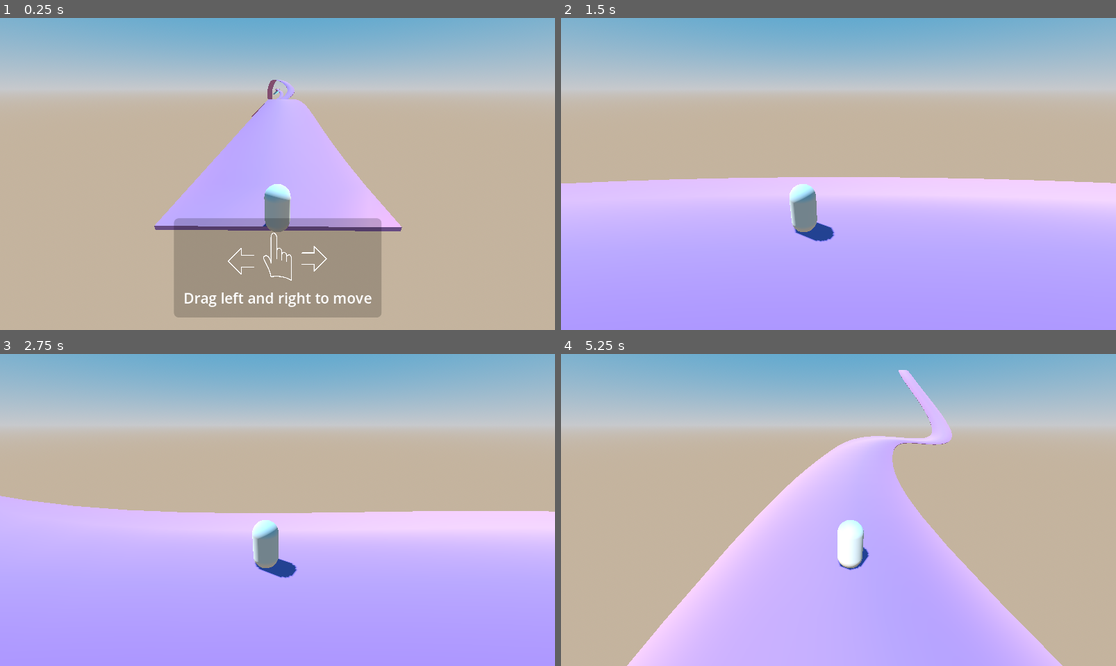
Above: before the commit, frames 1-4 (two rows, left to right).
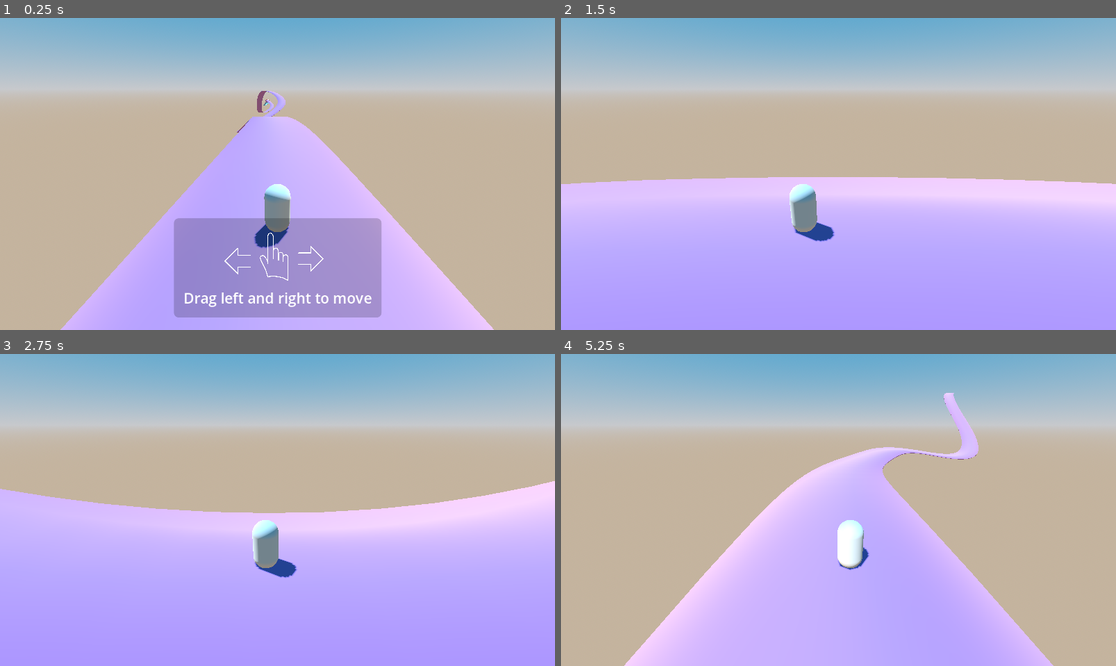
Above: after the commit, the same moments.

Repository: ludovancy/endless-roller
Game: Godot game, scene res://world.tscn
Same seed, same stepped clock (60 frames per second), same inputs: the game is played once before the commit and once after it.
Inputs (mouse positions are in pixels of both pictures, inside the frame that each line leads up to):
- Up to frame 1 (0.25 s): no input
- Up to frame 2 (1.5 s): tap Enter at 0.5 s; move the mouse to (960, 158) at 0.52 s; hold Right (ui_right) 0.53-1.25 s; click (960, 158) at 0.67 s; tap Space at 1.25 s; drag from (727, 189) to (810, 236) at 1.27 s
- Up to frame 3 (2.75 s): move the mouse to (333, 441) at 2.02 s; hold Right (ui_right) from 2.03 s (still down)
- Up to frame 4 (5.25 s): release Right (ui_right) at 2.75 s; drag from (810, 572) to (672, 463) at 2.77 s; move the mouse to (1005, 556) at 3.52 s; hold Left (ui_left) 3.53-4.25 s; drag from (672, 463) to (755, 432) at 4.27 s; move the mouse to (866, 510) at 5.02 s; hold Down (ui_down) from 5.03 s (still down); click (866, 510) at 5.17 s

The runs differ from the first frame. In frame 1, 21% of the frame differs, in the area x 10-89%, y 19-100%; in frame 2, less than 0.1%; in frame 3, 2.3%; in frame 4, 2.8%.

Commit message:
Optimizing initial screen

Diff:
--- a/src/pause.gd
+++ b/src/pause.gd
@@ -1,6 +1,10 @@
 extends Control
 
 signal unpause
+@onready var animation_player: AnimationPlayer = $PanelContainer/CenterContainer/VBoxContainer/HBoxContainer/Control/AnimationPlayer
+
+func _ready() -> void:
+	animation_player.play("slide")
 
 func _input(event: InputEvent) -> void:
 	var screen_x : float = get_viewport().get_visible_rect().size.x
--- a/src/world.gd
+++ b/src/world.gd
@@ -3,7 +3,7 @@
 @export var points_in_curve : int = 10
 @export var init_speed : float = 0.08
 var speed = init_speed
-var t : float = 0
+var t : float = .03
 const path_obj = preload("res://path.tscn")
 @onready var player: Node3D = $Player
 @onready var path_root: Node3D = $PathRoot
